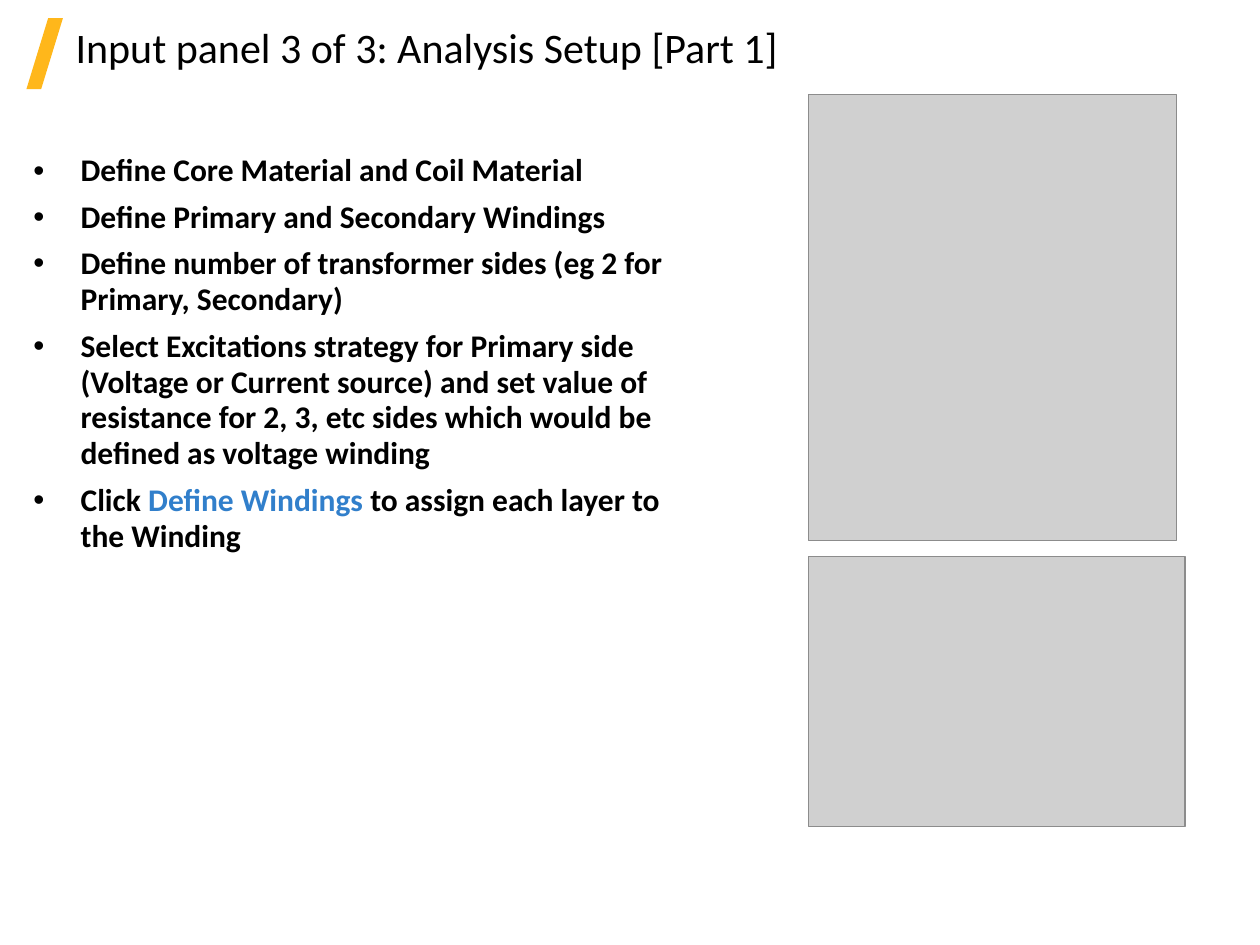
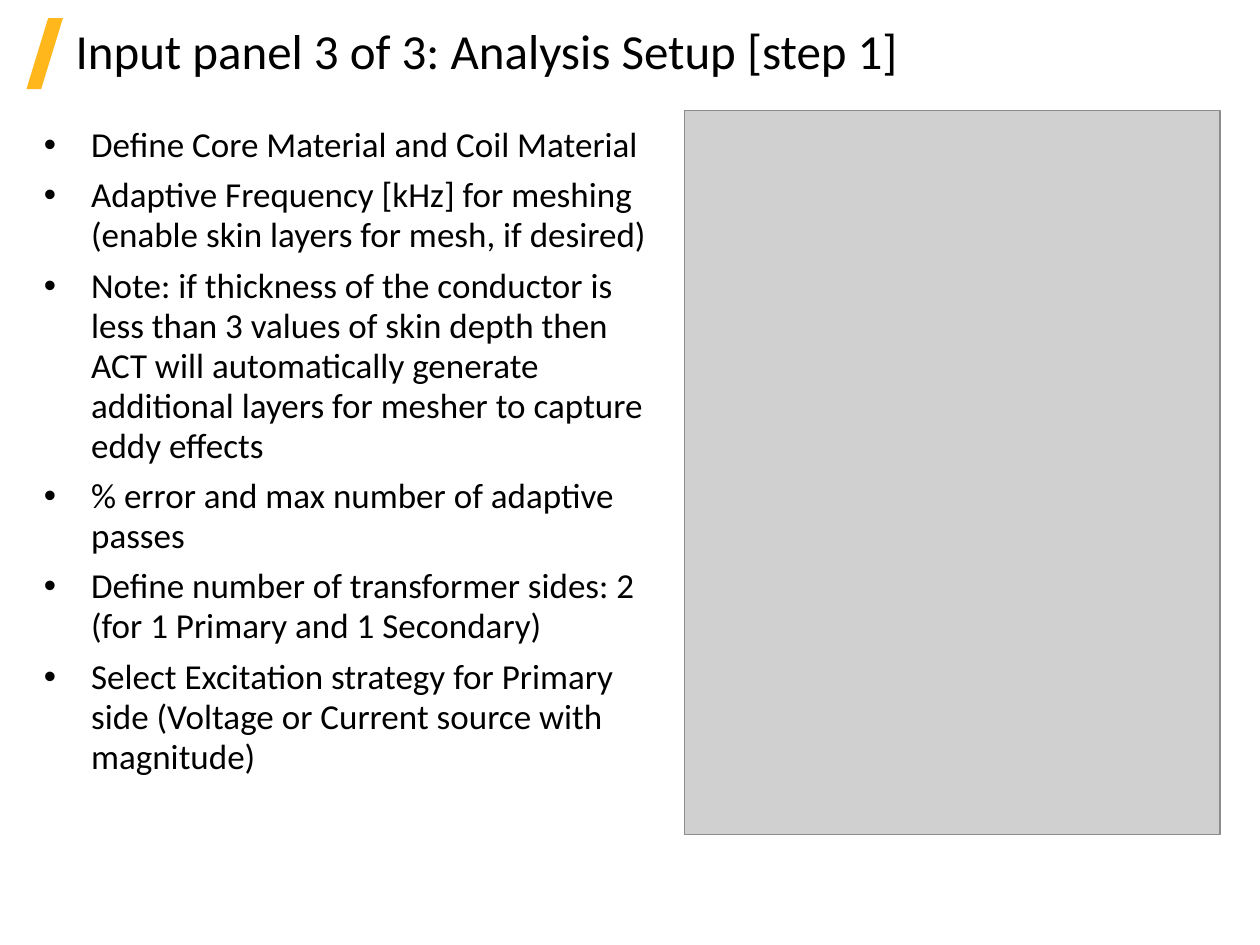
Before and after one commit to beliaev-maksim/ansys-electronic-transformer, a slide deck: slide 12 of help_source(internal)/ETK_2021R1.pptx (slide 14 before the commit). Drawn at 1260x945 pixels with LibreOffice and Linux fonts; fonts in the diff are those of the drawing; grey boxes stand for pictures; background and template pictures are left out. Boxes give left, top, right and bottom in pixels: in the first picture for what was removed or moved away, otherwise in the second. Text is boxed around its words. In the diff, an @@ line names an element or a change of style, - is before the commit and + after.

```diff
--- a/help_source(internal)/ETK_2021R1.pptx
+++ b/help_source(internal)/ETK_2021R1.pptx
@@ title at bbox=[76, 33, 898, 77]: text changed; size 24 to 28 pt @@
-Input panel 3 of 3: Analysis Setup [Part 1]
+Input panel 3 of 3: Analysis Setup [step 1]
@@ picture added at bbox=[684, 111, 1220, 835] @@
@@ picture removed at bbox=[809, 94, 1177, 541] @@
@@ text "Define Core Material and Coil ...": place and size @@
-text "Define Core Material and Coil ..." at bbox=[81, 159, 662, 553]
+text "Define Core Material and Coil ..." at bbox=[91, 132, 646, 775]
@@ text at bbox=[91, 132, 637, 158]: size 18 to 20 pt, bold off in "Define Core Material and Coil Material" @@
@@ text at bbox=[91, 181, 646, 775]: text changed; size 18 to 20 pt; bold off @@
-• Define Primary and Secondary Windings
-• Define number of transformer sides (eg 2 for Primary, Secondary)
-• Select Excitations strategy for Primary side (Voltage or Current source) and set value of resistance for 2, 3, etc sides which would be defined as voltage winding
-• Click Define Windings to assign each layer to the Winding
+• Adaptive Frequency [kHz] for meshing (enable skin layers for mesh, if desired)
+• Note: if thickness of the conductor is less than 3 values of skin depth then ACT will automatically generate additional layers for mesher to capture eddy effects
+• % error and max number of adaptive passes
+• Define number of transformer sides: 2 (for 1 Primary and 1 Secondary)
+• Select Excitation strategy for Primary side (Voltage or Current source with magnitude)
@@ picture removed at bbox=[809, 557, 1186, 827] @@
```
Also in this commit, not shown: 18 other slides changed, 1 slide added, 2 slides removed, 8 other files.
